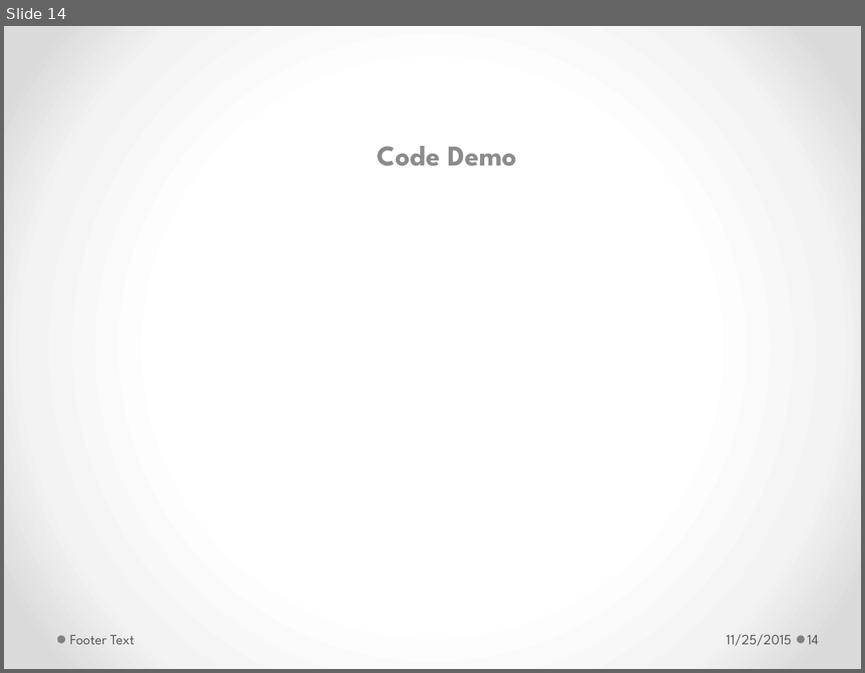
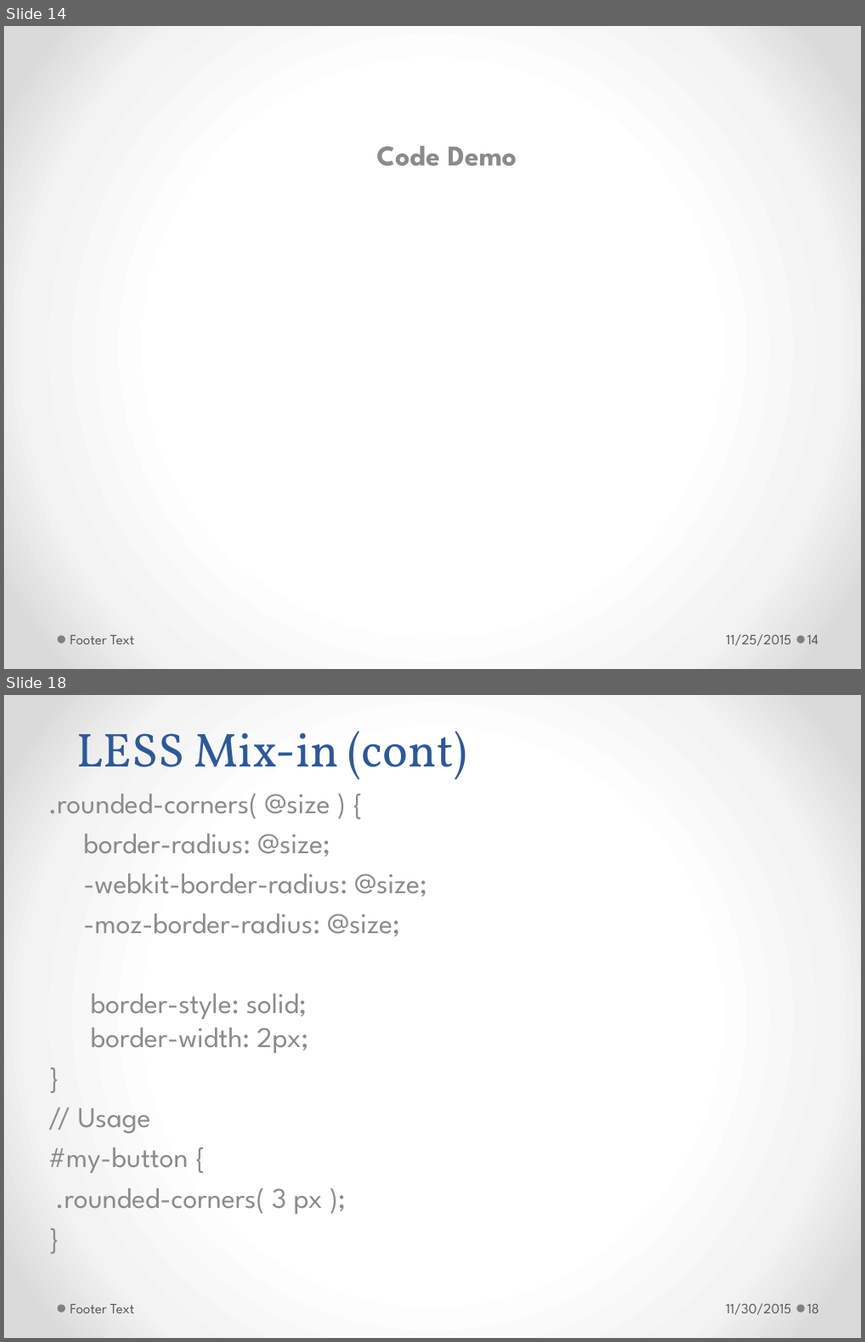
Before and after one commit to h-t-tran/work, a slide deck: brownbag/less/tech-presentation-less.pptx. Shown one above the other, each under a label of ours: slide 14 before the commit, slides 14 and 18 after it; the slides between them are not shown. The pictures are 865x673 and 865x1342 pixels, drawn with LibreOffice and Linux fonts; fonts in the diff are those of the drawing. Boxes give left, top, right and bottom in pixels: in the first picture for what was removed or moved away, otherwise in the second. Text is boxed around its words. In the diff, an @@ line names an element or a change of style, - is before the commit and + after.

```diff
--- a/brownbag/less/tech-presentation-less.pptx
+++ b/brownbag/less/tech-presentation-less.pptx
@@ slide 18 added at [4,695,861,1338], background gradient #FFFFFF to #F4F4F4 to #DADADA; not listed: 2 template elements that a slide beside it also shows @@
@@ title added at [77,731,467,780], 40 pt, text #2F5897 @@
+LESS Mix-in (cont)
@@ subtitle added at [48,794,427,1213], 24 pt, text #8C8C8C @@
+.rounded-corners( @size ) {
+border-radius: @size;
+-webkit-border-radius: @size;
+-moz-border-radius: @size;
+border-style: solid;
+border-width: 2px;
+}
+// Usage
+#my-button {
+.rounded-corners( 3 px );
+}
@@ text added at [70,1304,134,1313], 12 pt, text #595959 @@
+Footer Text
@@ text added at [726,1303,791,1315], 12 pt, text #595959 @@
+11/30/2015
@@ page number added at [807,1304,819,1313], 12 pt, text #595959 @@
+18
```
Also in this commit, not shown: 5 slides changed, 4 other slides added, 1 slide removed.
